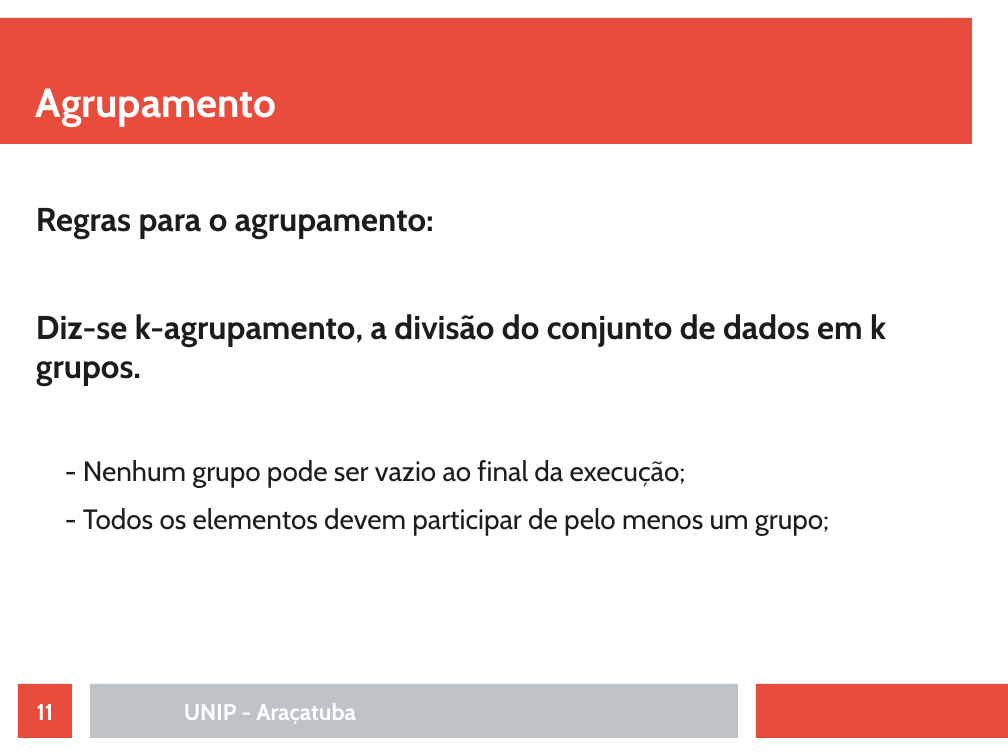
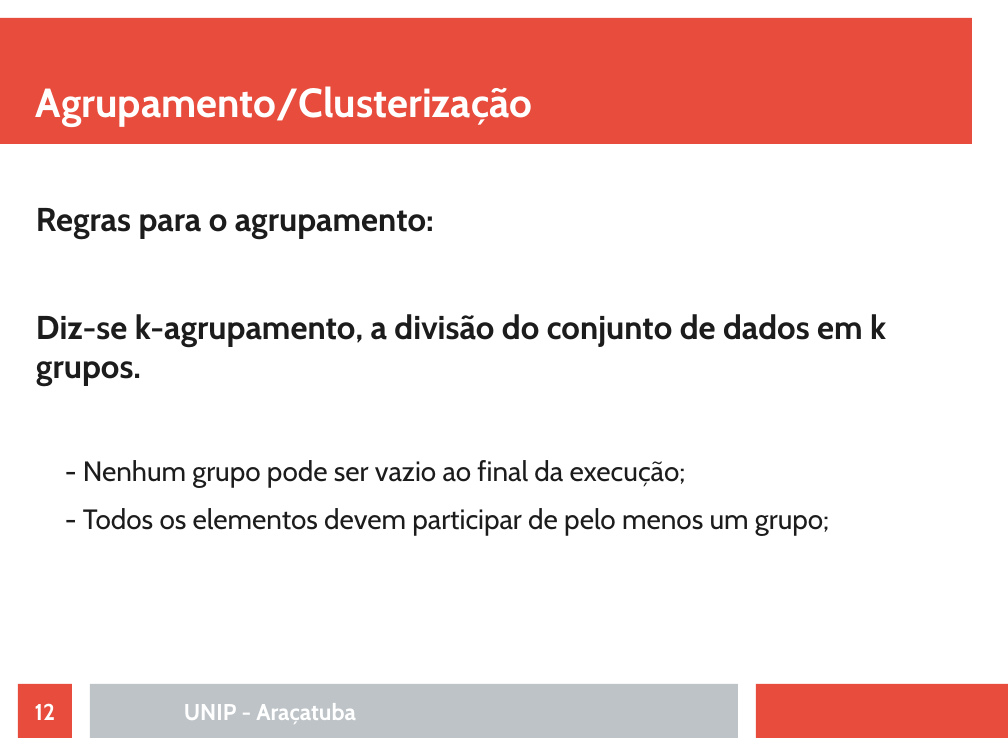
Before and after one commit to rafaelstojoao/pos-unip, a slide deck: slide 12 of [2020][modulo][Machine_Learning]/[aula]02[Agrupamento].odp (slide 11 before the commit). Drawn at 1008x756 pixels with LibreOffice and Linux fonts; fonts in the diff are those of the drawing. Boxes give left, top, right and bottom in pixels: in the first picture for what was removed or moved away, otherwise in the second. Text is boxed around its words. In the diff, an @@ line names an element or a change of style, - is before the commit and + after.

```diff
--- a/[2020][modulo][Machine_Learning]/[aula]02[Agrupamento].odp
+++ b/[2020][modulo][Machine_Learning]/[aula]02[Agrupamento].odp
@@ title at [36,86,533,127]: text changed @@
-Agrupamento
+Agrupamento/Clusterização
@@ page number at [35,703,56,720]: text changed @@
-11
+12
```
Also in this commit, not shown: 5 other slides changed, 6 slides added, 1 other file.
